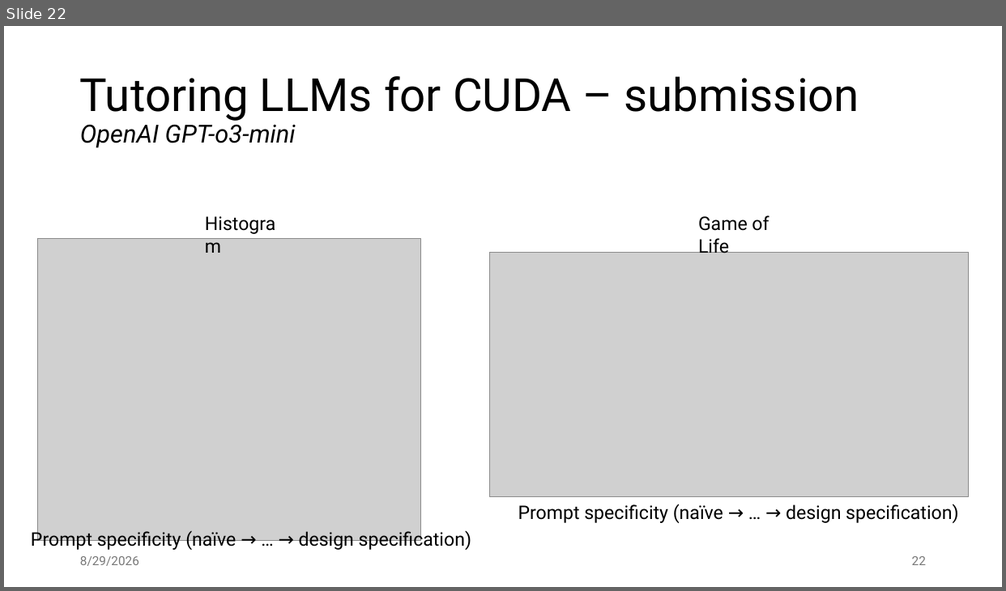
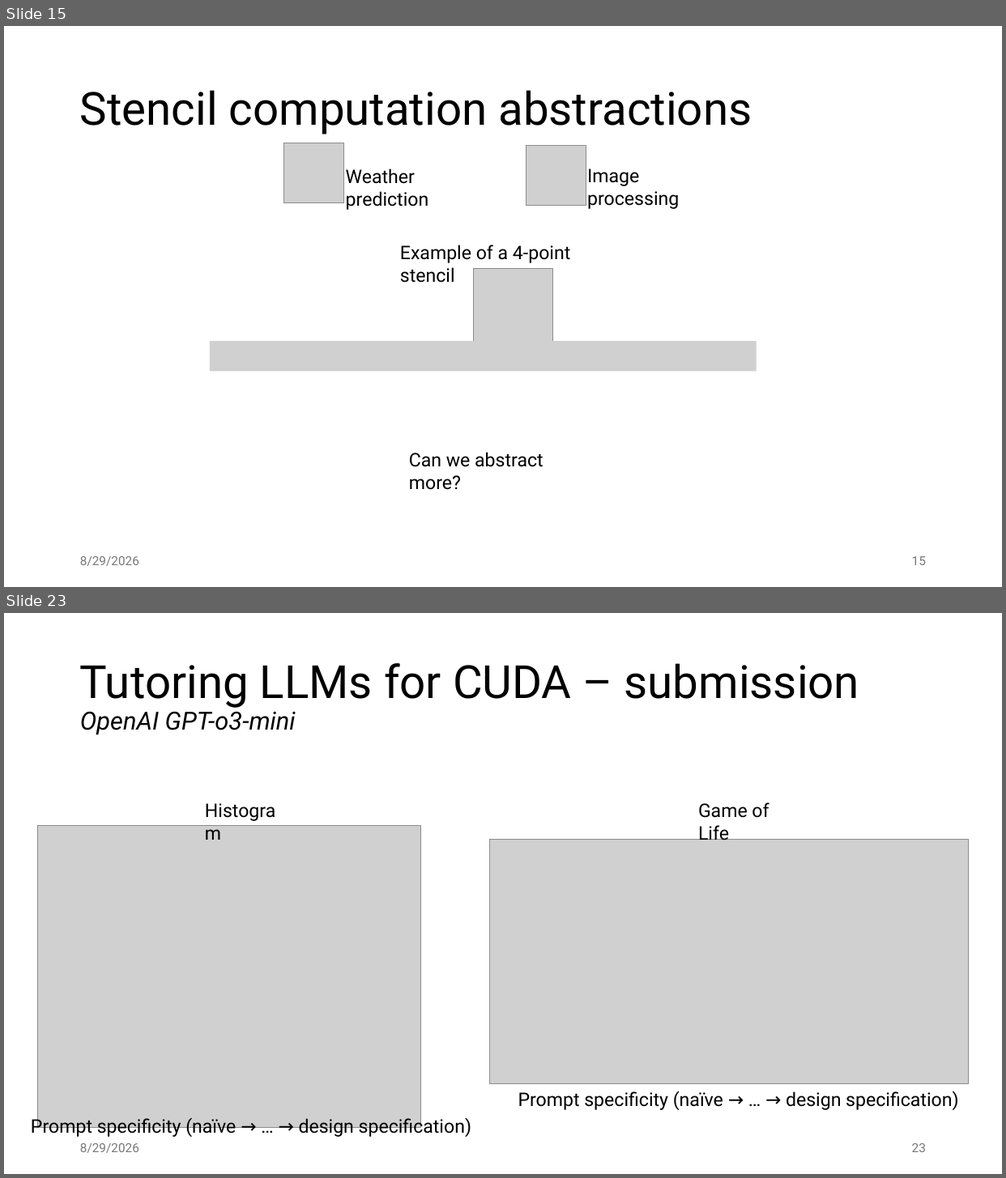
Before and after one commit to jiriklepl/phd-thesis, a slide deck: slides/Optimizing Memory Layouts and Traversal Orders in High-Performance Computing.pptx. Shown one above the other, each under a label of ours: slide 22 before the commit, slides 15 and 23 after it; the slides between them are not shown. The pictures are 1006x591 and 1006x1178 pixels, drawn with LibreOffice and Linux fonts; fonts in the diff are those of the drawing; grey boxes stand for pictures. Boxes give left, top, right and bottom in pixels: in the first picture for what was removed or moved away, otherwise in the second. Text is boxed around its words. In the diff, an @@ line names an element or a change of style, - is before the commit and + after.

```diff
--- a/slides/Optimizing Memory Layouts and Traversal Orders in High-Performance Computing.pptx
+++ b/slides/Optimizing Memory Layouts and Traversal Orders in High-Performance Computing.pptx
@@ slide 15 added at (x1=4, y1=26, x2=1002, y2=587), background #FFFFFF @@
@@ title added at (x1=80, y1=90, x2=752, y2=135), 44 pt, text #000000 @@
+Stencil computation abstractions
@@ picture added at (x1=284, y1=143, x2=344, y2=203) @@
@@ picture added at (x1=526, y1=146, x2=586, y2=206) @@
@@ text added at (x1=346, y1=169, x2=429, y2=210), 18 pt, text #000000 @@
+Weather prediction
@@ text added at (x1=587, y1=169, x2=679, y2=209), 18 pt, text #000000 @@
+Image processing
@@ text added at (x1=400, y1=245, x2=570, y2=283), 18 pt, text #000000 @@
+Example of a 4-point stencil
@@ picture added at (x1=473, y1=268, x2=552, y2=348) @@
@@ picture added at (x1=210, y1=341, x2=756, y2=371) @@
@@ text added at (x1=409, y1=452, x2=543, y2=490), 18 pt, text #000000 @@
+Can we abstract more?
@@ text added at (x1=80, y1=557, x2=139, y2=566), 12 pt, text #797979 @@
+8/29/2026
@@ page number added at (x1=912, y1=557, x2=926, y2=565), 12 pt, text #797979 @@
+15
@@ what was slide 22 is now slide 23 @@
@@ page number at (x1=912, y1=1144, x2=926, y2=1152): text changed @@
-22
+23
```
Also in this commit, not shown: 14 slides changed, 1 other slide added, 1 slide removed.
